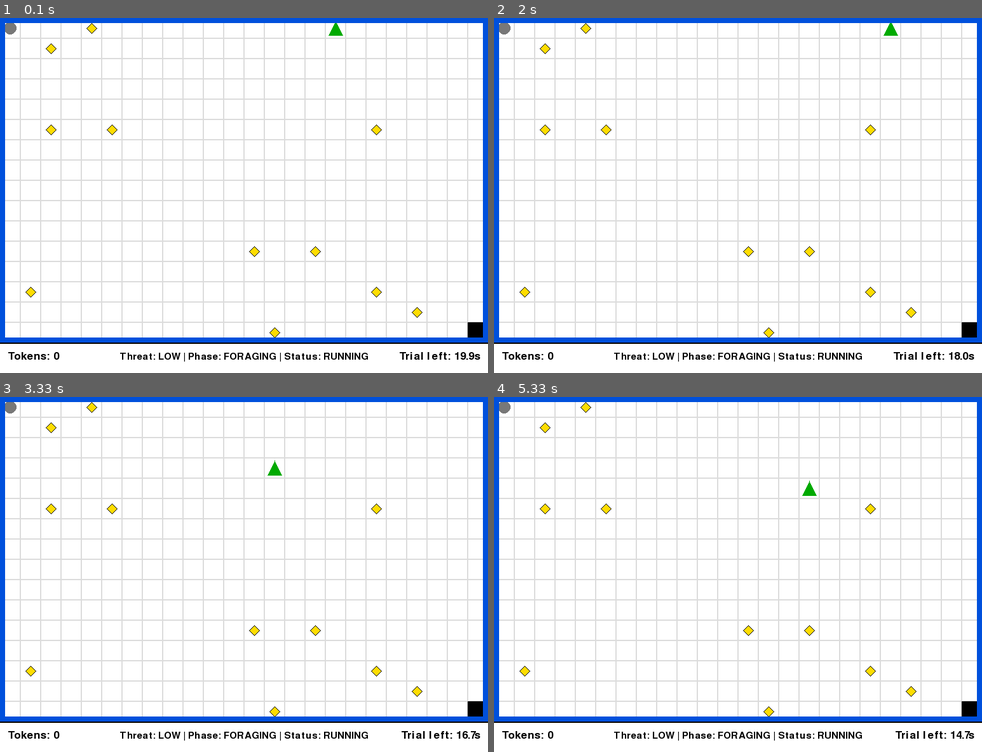
Above: before the commit, frames 1-4 (two rows, left to right).
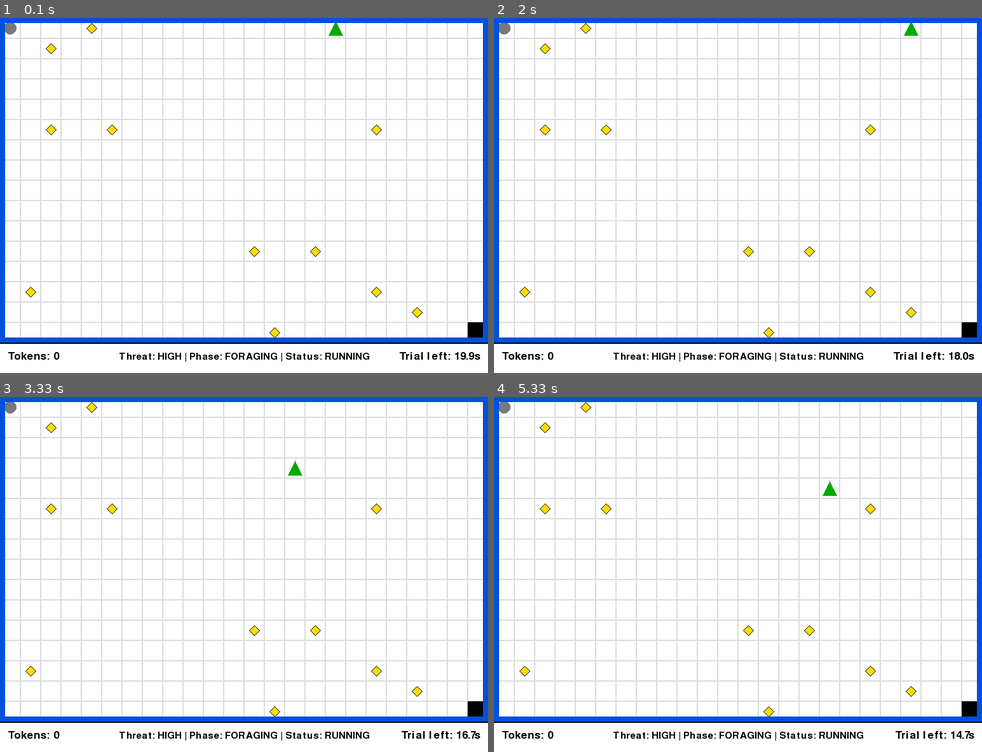
Above: after the commit, the same moments.

Repository: sinemaltun/Cognitive-Modelling-of-Biological-Agents
Game: pygame game, started from experiments/run_human.py
Same seed, same stepped clock (60 frames per second), same inputs: the game is played once before the commit and once after it.
Inputs:
- Up to frame 1 (0.1 s): no input
- Up to frame 2 (2 s): hold Right 0.33-0.8 s; hold Up 0.83-1.13 s; hold Right 1.17-1.63 s; hold Left from 1.67 s (still down)
- Up to frame 3 (3.33 s): release Left at 2.2 s; hold Down 2.23-2.53 s; tap Space at 2.57 s; hold Left 2.9-3.3 s
- Up to frame 4 (5.33 s): hold Up 3.33-3.7 s; hold Right 3.73-4.37 s; hold Down 4.4-4.77 s; hold Left 4.8-5.27 s; hold Right from 5.3 s (still down)

The runs differ from the first frame. In frame 1, 0.6% of the frame differs, in the area x 24-76%, y 94-97%; in frame 2, 0.7%; in frame 3, 0.7%, in the area x 24-76%, y 17-97%; in frame 4, 0.7%.

Commit message:
feat: Fix human stay

Diff:
--- a/agents/human_agent.py
+++ b/agents/human_agent.py
@@ -5,62 +5,64 @@
 
 
 class HumanAgent(BaseAgent):
-    def __init__(self, movement_interval_ms: int = 100):
-        if movement_interval_ms <= 0:
-            raise ValueError(
-                "movement_interval_ms must be greater than zero."
-            )
+    """
+    Human-controlled agent.
 
-        self.movement_interval_ms = movement_interval_ms
-        self.next_movement_time = 0
+    This class is responsible only for reading keyboard input.
+
+    It does NOT control movement timing. The experiment loop in
+    run_human.py determines when environment steps occur.
+    """
+
+    def __init__(self):
         self.quit_requested = False
+        self.current_action = None
 
-    @staticmethod
-    def _get_pressed_action():
-        keys = pygame.key.get_pressed()
+    def update_input(self) -> None:
+        """
+        Process Pygame events and determine which movement key
+        is currently being held.
 
-        if keys[pygame.K_UP]:
-            return Action.UP
-
-        if keys[pygame.K_RIGHT]:
-            return Action.RIGHT
-
-        if keys[pygame.K_DOWN]:
-            return Action.DOWN
-
-        if keys[pygame.K_LEFT]:
-            return Action.LEFT
-
-        if keys[pygame.K_SPACE]:
-            return Action.STAY
-
-        return None
-
-    def choose_action(self, state=None):
+        This method should be called once per rendered frame.
+        """
         for event in pygame.event.get():
             if event.type == pygame.QUIT:
                 self.quit_requested = True
-                return None
+                return
 
             if (
                 event.type == pygame.KEYDOWN
                 and event.key == pygame.K_ESCAPE
             ):
                 self.quit_requested = True
-                return None
+                return
 
-        action = self._get_pressed_action()
+        keys = pygame.key.get_pressed()
 
-        if action is None:
-            return None
+        if keys[pygame.K_UP]:
+            self.current_action = Action.UP
 
-        current_time = pygame.time.get_ticks()
+        elif keys[pygame.K_RIGHT]:
+            self.current_action = Action.RIGHT
 
-        if current_time < self.next_movement_time:
-            return None
+        elif keys[pygame.K_DOWN]:
+            self.current_action = Action.DOWN
 
-        self.next_movement_time = (
-            current_time + self.movement_interval_ms
-        )
+        elif keys[pygame.K_LEFT]:
+            self.current_action = Action.LEFT
 
-        return action
+        elif keys[pygame.K_SPACE]:
+            self.current_action = Action.STAY
+
+        else:
+            self.current_action = None
+
+    def choose_action(self, state=None):
+        """
+        Return the currently held movement action.
+
+        None means that no movement key is currently pressed.
+        run_human.py converts this to Action.STAY when the next
+        environment step occurs.
+        """
+        return self.current_action
--- a/experiments/run_human.py
+++ b/experiments/run_human.py
@@ -6,7 +6,11 @@
 import pygame
 
 from agents.human_agent import HumanAgent
-from environment import ForagingGame
+
+from environment import (
+    Action,
+    ForagingGame,
+)
 
 from evaluation import (
     CSVLogger,
@@ -21,6 +25,19 @@
 
 PROJECT_ROOT = Path(__file__).resolve().parent.parent
 
+
+# The game/environment advances at 10 steps per second.
+GAME_STEPS_PER_SECOND = 10
+
+# 10 steps per second = one step every 100 ms.
+STEP_INTERVAL_MS = (
+    1000 // GAME_STEPS_PER_SECOND
+)
+
+# Rendering is independent from game logic.
+RENDER_FPS = 60
+
+
 def parse_arguments():
     parser = argparse.ArgumentParser(description="Run and log human participant trials.")
 
@@ -40,10 +57,10 @@
         "--threat-probabilities",
         type=float,
         nargs="+",
-        default=[0.2, 0.5, 0.8],
+        default=[0.8],
         help=(
             "Threat probabilities sampled uniformly "
-            "across evaluation episodes."
+            "across human experiment episodes."
         ),
     )
 
@@ -58,6 +75,14 @@
 
 def main():
     args = parse_arguments()
+
+    # Validate threat probabilities.
+    for probability in args.threat_probabilities:
+        if not 0.0 <= probability <= 1.0:
+            raise ValueError("All threat probabilities must ""be between 0.0 and 1.0.")
+
+    if not 0.0 <= args.action_noise <= 1.0:
+        raise ValueError("Action noise must be between ""0.0 and 1.0.")
 
     run_id = (
         f"human_{args.participant_id}_"
@@ -72,17 +97,19 @@
         / run_id
     )
 
-    # Initial value only.
-    # A new threat probability is selected
-    # before every episode reset.
+    # Initial threat probability only.
+    # A new value is selected before every episode.
     env = ForagingGame(
         threat_probability=args.threat_probabilities[0],
         realtime=True,
+        steps_per_second=GAME_STEPS_PER_SECOND,
         action_noise=args.action_noise,
     )
 
     agent = HumanAgent()
+
     renderer = PygameRenderer(env)
+
     clock = pygame.time.Clock()
 
     logger = CSVLogger(run_dir)
@@ -93,7 +120,9 @@
             "run_id": run_id,
             "mode": "human",
             "model_type": "human",
+
             "participant_id": args.participant_id,
+
             "episodes": args.episodes,
 
             "environment": {
@@ -103,17 +132,25 @@
 
                 "action_noise": env.action_noise,
 
+                "steps_per_second": GAME_STEPS_PER_SECOND,
+
+                "render_fps": RENDER_FPS,
+
                 "trial_duration": env.trial_duration,
 
                 "chase_duration": env.chase_duration,
 
                 "realtime": True,
+
                 "rewards": env.rewards,
             },
         },
     )
 
-    # Select the threat condition for the first episode.
+    # ---------------------------------------------------------
+    # First episode
+    # ---------------------------------------------------------
+
     env.threat_probability = random.choice(args.threat_probabilities)
 
     env.reset()
@@ -133,16 +170,41 @@
 
     run_statistics = RunStatistics()
 
+    # Time of the previous environment step.
+    last_step_time = pygame.time.get_ticks()
+
     running = True
 
+    # ---------------------------------------------------------
+    # Main experiment loop
+    # ---------------------------------------------------------
+
     while running and episode < args.episodes:
-        action = agent.choose_action()
+        # Read keyboard input every rendered frame.
+        agent.update_input()
 
         if agent.quit_requested:
             running = False
             continue
 
-        if action is not None:
+        current_time = pygame.time.get_ticks()
+
+        # -----------------------------------------------------
+        # Environment clock
+        #
+        # The screen may render at 60 FPS, but the game only advances once every STEP_INTERVAL_MS.
+        # -----------------------------------------------------
+
+        if current_time - last_step_time >= STEP_INTERVAL_MS:
+            last_step_time = current_time
+
+            action = agent.choose_action()
+
+            # No key pressed means the participant chooses not to move during this game step.
+            # Importantly, the environment still advances.
+            if action is None:
+                action = Action.STAY
+
             (
                 _,
                 reward,
@@ -150,7 +212,7 @@
                 info,
             ) = env.step(action)
 
-            logger.log_step(
+            step_record = (
                 tracker.record_step(
                     env=env,
                     reward=reward,
@@ -158,6 +220,12 @@
                     info=info,
                 )
             )
+
+            logger.log_step(step_record)
+
+            # -------------------------------------------------
+            # Episode finished
+            # -------------------------------------------------
 
             if done:
                 episode_record = tracker.finish(env=env,info=info,)
@@ -178,13 +246,18 @@
 
                 episode += 1
 
+                # ---------------------------------------------
+                # All requested episodes completed
+                # ---------------------------------------------
+
                 if episode >= args.episodes:
                     running = False
 
+                # ---------------------------------------------
+                # Start next episode
+                # ---------------------------------------------
+
                 else:
-                    # IMPORTANT:
-                    # Choose the next threat condition
-                    # before calling reset().
                     env.threat_probability = random.choice(args.threat_probabilities)
 
                     env.reset()
@@ -200,8 +273,24 @@
 
                     tracker.start(env)
 
+                    # Start the new episode's environment
+                    # clock from the current time.
+                    last_step_time = pygame.time.get_ticks()
+
+        # -----------------------------------------------------
+        # Rendering
+        #
+        # Rendering remains much faster than environment
+        # stepping so the UI stays responsive.
+        # -----------------------------------------------------
+
         renderer.draw()
-        clock.tick(60)
+
+        clock.tick(RENDER_FPS)
+
+    # ---------------------------------------------------------
+    # Shutdown / summary
+    # ---------------------------------------------------------
 
     renderer.close()
 
@@ -211,11 +300,14 @@
             "run_id": run_id,
             "mode": "human",
             "model_type": "human",
+
             "participant_id": args.participant_id,
 
             "threat_probabilities": args.threat_probabilities,
 
             "threat_sampling": "uniform_discrete",
+
+            "game_steps_per_second": GAME_STEPS_PER_SECOND,
 
             **run_statistics.to_summary_dict(),
         },
